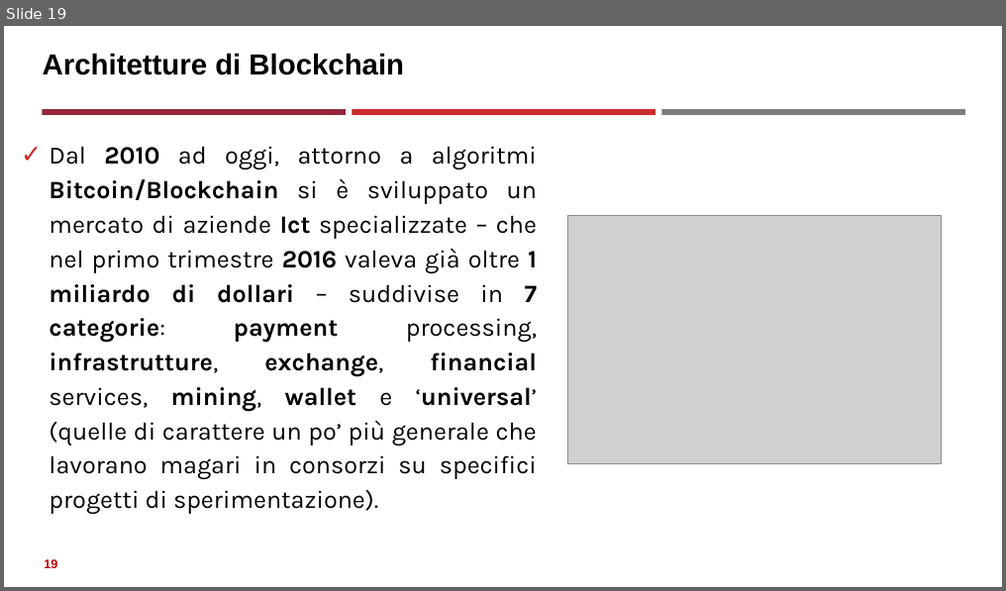
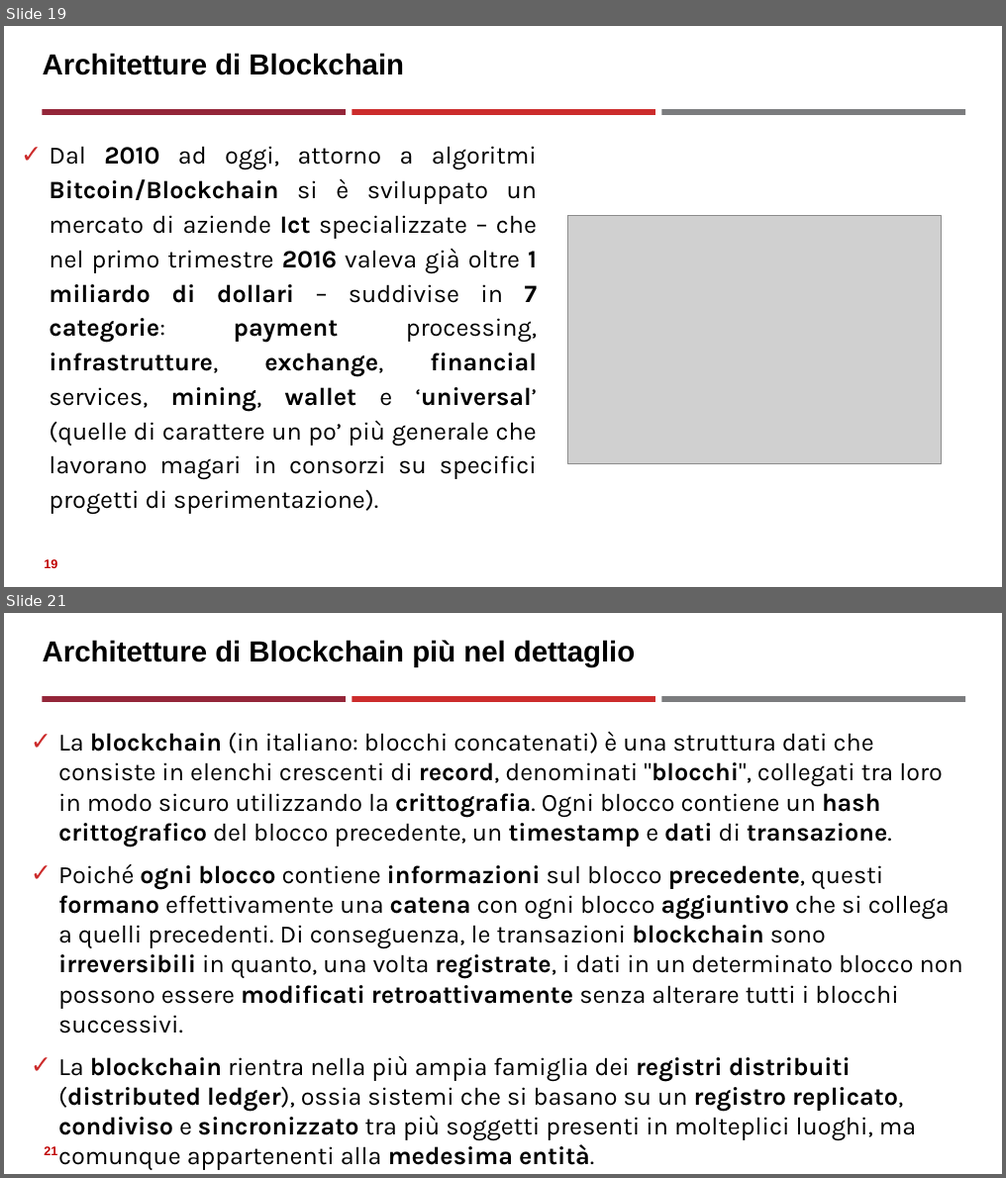
Before and after one commit to neural1977/data_science_interview_material, a slide deck: Assicurazioni/Distributed Ledger Technology_ita.pptx. Shown one above the other, each under a label of ours: slide 19 before the commit, slides 19 and 21 after it; the slides between them are not shown. The pictures are 1006x591 and 1006x1178 pixels, drawn with LibreOffice and Linux fonts; fonts in the diff are those of the drawing; grey boxes stand for pictures. Boxes give left, top, right and bottom in pixels: in the first picture for what was removed or moved away, otherwise in the second. Text is boxed around its words. In the diff, an @@ line names an element or a change of style, - is before the commit and + after.

```diff
--- a/Assicurazioni/Distributed Ledger Technology_ita.pptx
+++ b/Assicurazioni/Distributed Ledger Technology_ita.pptx
@@ slide 21 added at box(4, 613, 1002, 1174), background #FFFFFF; not listed: 3 template elements that a slide beside it also shows @@
@@ title added at box(43, 640, 635, 667), 28 pt, text #000000, bold @@
+Architetture di Blockchain più nel dettaglio
@@ text added at box(58, 732, 963, 1170), 24 pt, text #000000 @@
+✓ La blockchain (in italiano: blocchi concatenati) è una struttura dati che consiste in elenchi crescenti di record, denominati "blocchi", collegati tra loro in modo sicuro utilizzando la crittografia. Ogni blocco contiene un hash crittografico del blocco precedente, un timestamp e dati di transazione.
+✓ Poiché ogni blocco contiene informazioni sul blocco precedente, questi formano effettivamente una catena con ogni blocco aggiuntivo che si collega a quelli precedenti. Di conseguenza, le transazioni blockchain sono irreversibili in quanto, una volta registrate, i dati in un determinato blocco non possono essere modificati retroattivamente senza alterare tutti i blocchi successivi.
+✓ La blockchain rientra nella più ampia famiglia dei registri distribuiti (distributed ledger), ossia sistemi che si basano su un registro replicato, condiviso e sincronizzato tra più soggetti presenti in molteplici luoghi, ma comunque appartenenti alla medesima entità.
@@ page number added at box(44, 1147, 57, 1156), 12 pt, text #C00000, bold @@
+21
```
Also in this commit, not shown: 2 slides changed, 6 other slides added, 1 other file.
